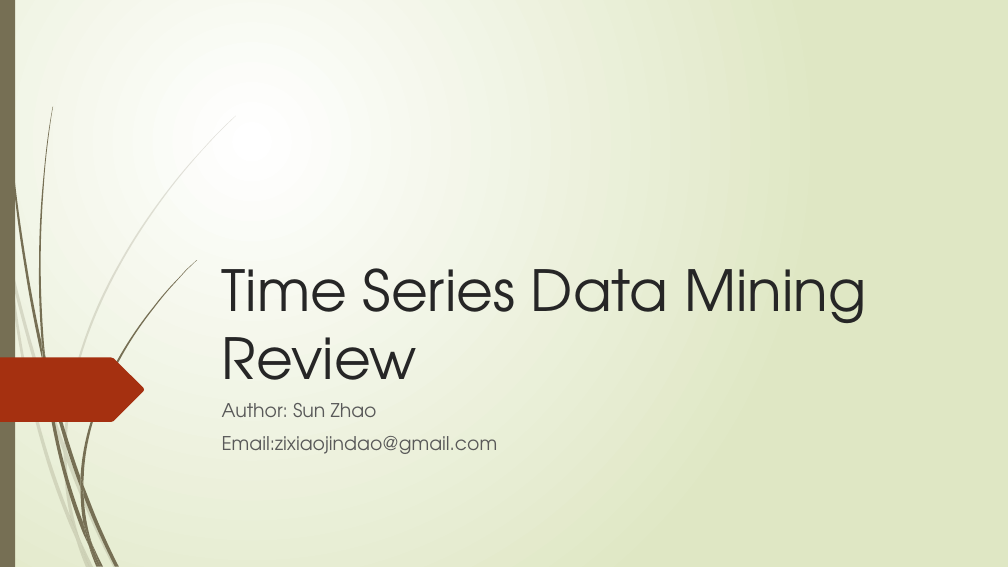
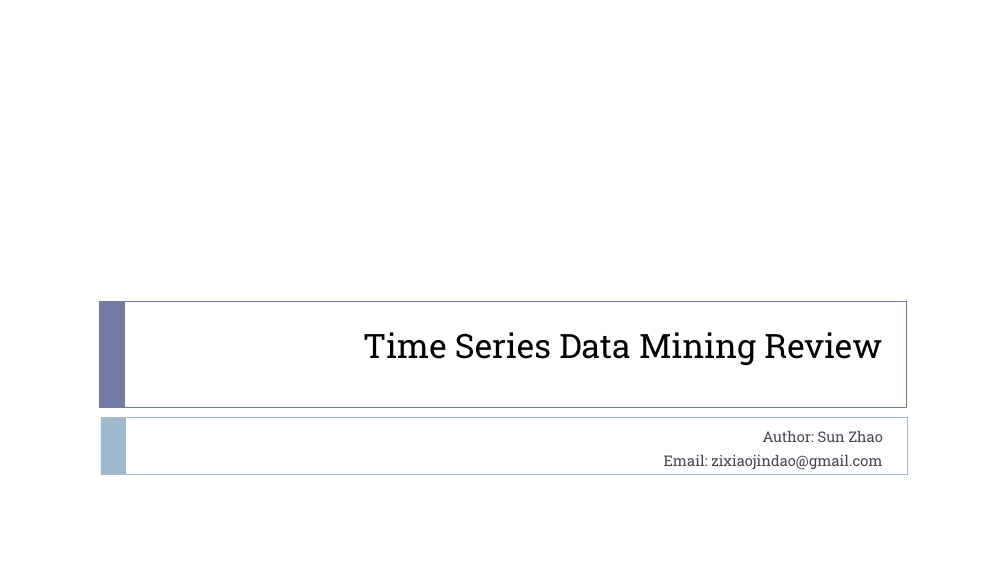
Before and after one commit to zixiaojindao/time-series-survey, a slide deck: slide 1 of slide/tsdm.pptx. Drawn at 1008x567 pixels with LibreOffice and Linux fonts; fonts in the diff are those of the drawing. Boxes give left, top, right and bottom in pixels: in the first picture for what was removed or moved away, otherwise in the second. Text is boxed around its words. In the diff, an @@ line names an element or a change of style, - is before the commit and + after.

```diff
--- a/slide/tsdm.pptx
+++ b/slide/tsdm.pptx
@@ background gradient #FFFFFF to #DFE8C4 to #FFFFFF @@
@@ rectangle removed at bbox=[0, 0, 15, 567] @@
@@ rectangle added at bbox=[100, 302, 907, 408], outline #727CA3 0.5 pt @@
@@ rectangle added at bbox=[100, 302, 125, 408], fill #727CA3 @@
@@ title "Time Series Data Mining Review": place and size @@
-title "Time Series Data Mining Review" at bbox=[222, 268, 866, 405]
+title "Time Series Data Mining Review" at bbox=[363, 332, 882, 365]
@@ title "Time Series Data Mining Review" at bbox=[363, 332, 882, 365]: size 54 to 32 pt, font TeX Gyre Adventor to Roboto Slab, text colour #262626 to #000000; alignment left to right; vertical alignment bottom to top @@
@@ freeform shape removed at bbox=[0, 358, 144, 422] @@
@@ rectangle added at bbox=[101, 417, 907, 474], outline #9FB8CD 0.5 pt @@
@@ rectangle added at bbox=[101, 417, 126, 474], fill #9FB8CD @@
@@ subtitle "Author: Sun Zhao": place and size @@
-subtitle "Author: Sun Zhao" at bbox=[222, 403, 498, 454]
+subtitle "Author: Sun Zhao" at bbox=[664, 431, 883, 469]
@@ subtitle at bbox=[763, 431, 883, 442]: size 18 to 14 pt, font TeX Gyre Adventor to Roboto Slab, text colour #595959 to #464653 in "Author: Sun Zhao"; alignment left to right; less space between paragraphs @@
@@ subtitle at bbox=[664, 455, 882, 469]: text changed; size 18 to 14 pt; font TeX Gyre Adventor to Roboto Slab; text colour #595959 to #464653 @@
-Email:zixiaojindao@gmail.com
+Email: zixiaojindao@gmail.com
@@ group removed at bbox=[0, 116, 236, 567]: 10 freeform shapes @@
@@ group removed at bbox=[2, 0, 197, 567]: 12 freeform shapes @@
```
Also in this commit, not shown: 42 other slides changed, 7 slides added, 13 slides removed, 4 other files.
